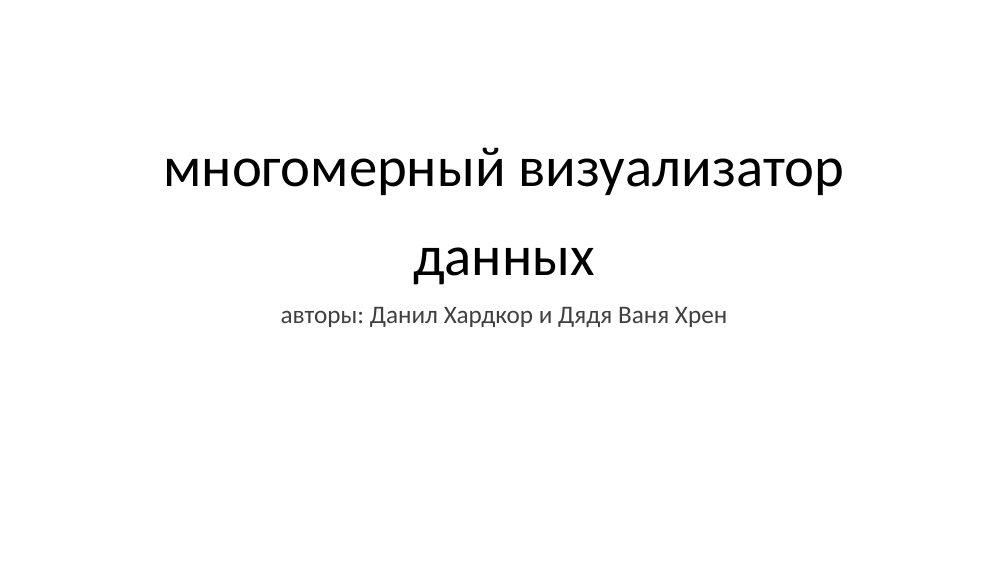
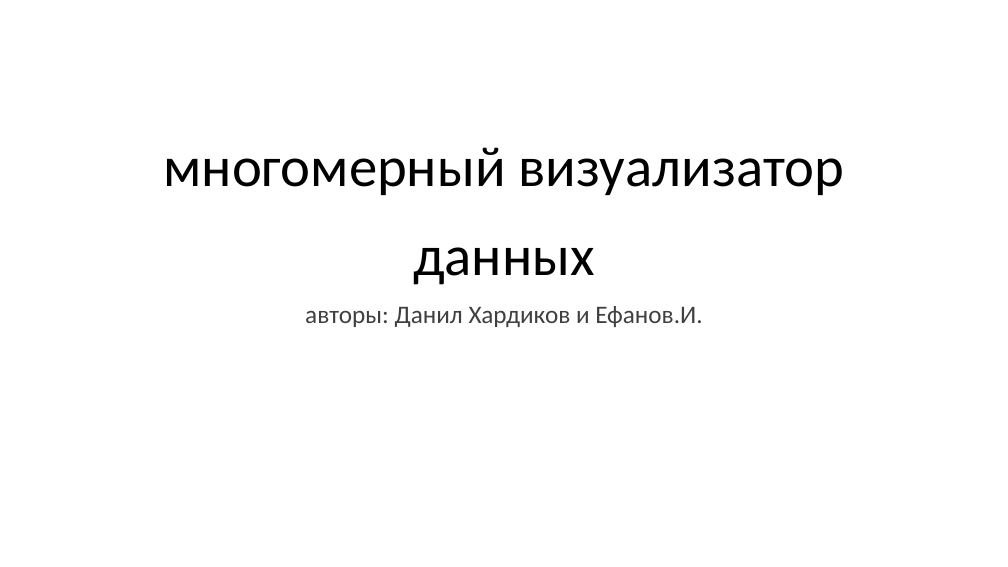
Before and after one commit to theSword123/mvd, a slide deck: slide 1 of b1dec75934931593.pptx. Drawn at 1008x567 pixels with LibreOffice and Linux fonts; fonts in the diff are those of the drawing. Boxes give left, top, right and bottom in pixels: in the first picture for what was removed or moved away, otherwise in the second. Text is boxed around its words. In the diff, an @@ line names an element or a change of style, - is before the commit and + after.

Commit message:
555

```diff
--- a/b1dec75934931593.pptx
+++ b/b1dec75934931593.pptx
@@ subtitle at [305, 306, 702, 327]: text changed @@
-авторы: Данил Хардкор и Дядя Ваня Хрен
+авторы: Данил Хардиков и Ефанов.И.
```
